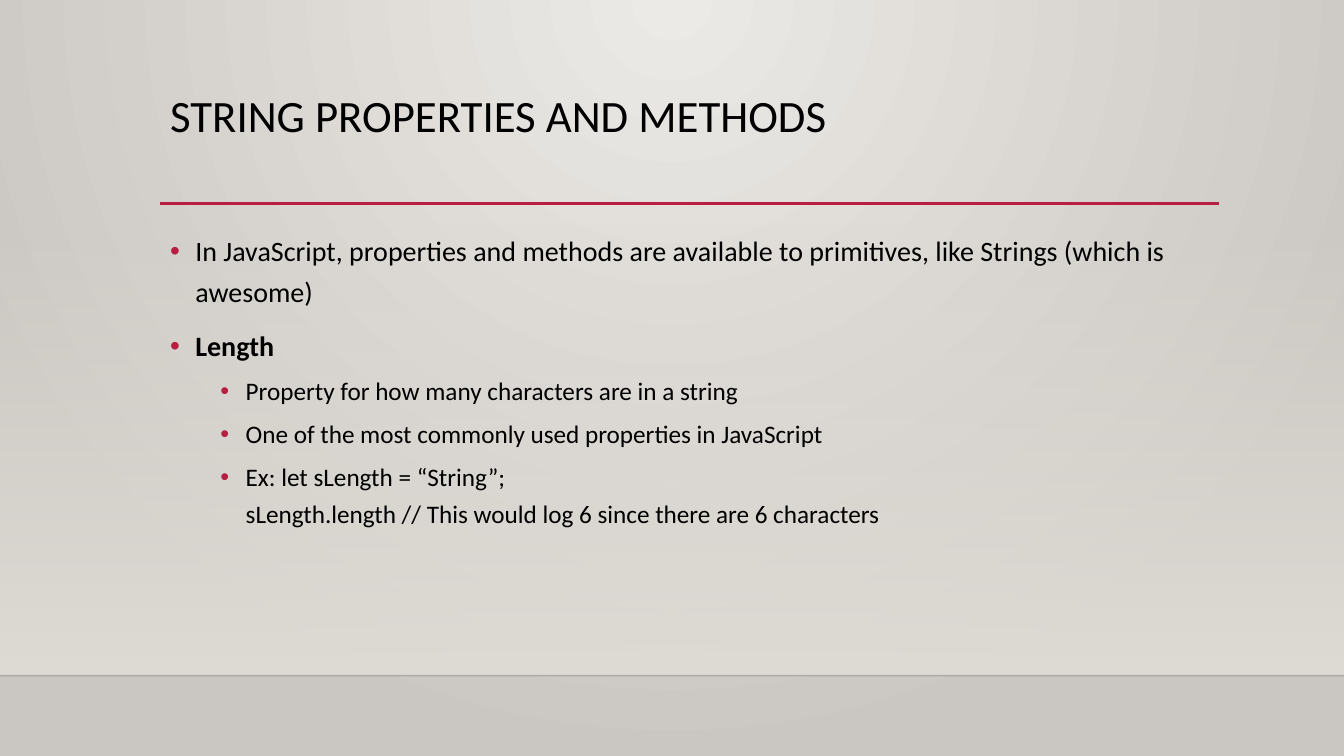
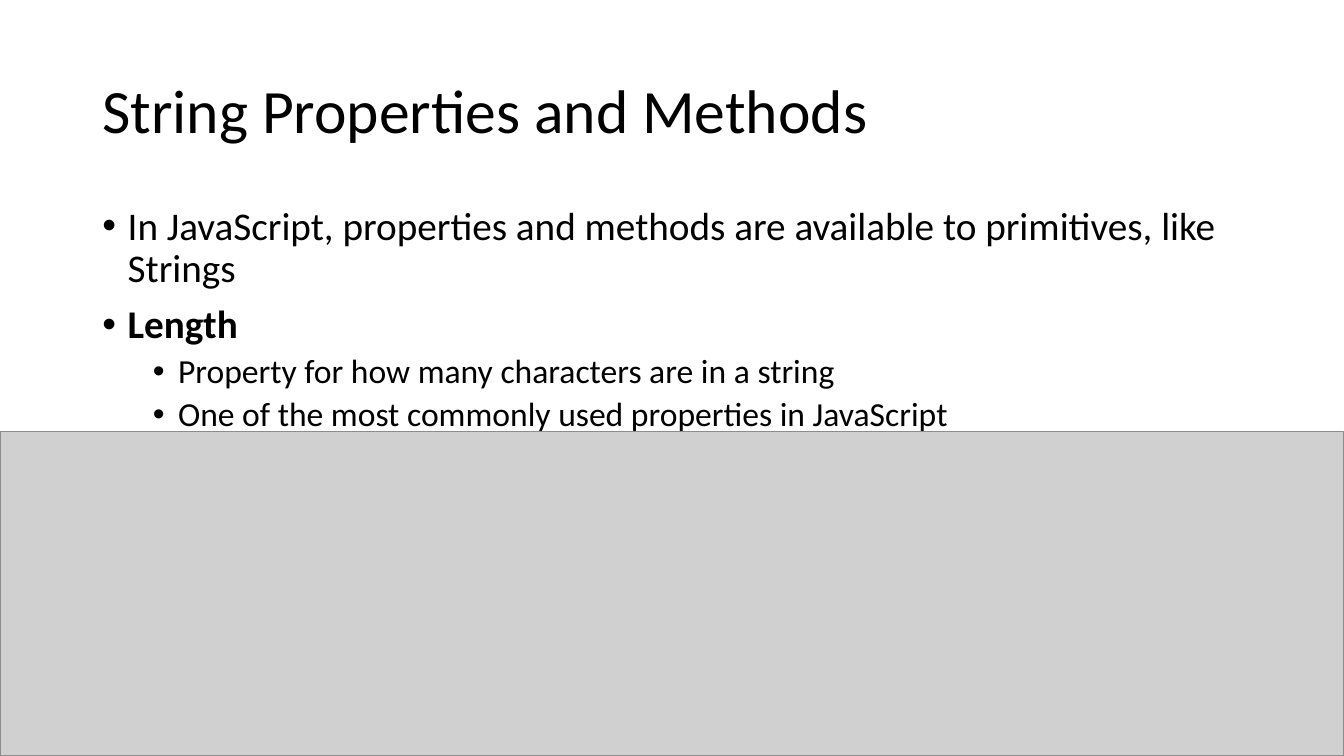
Before and after one commit to YWCANWIL-TechLab/Module4-DataTypes-Day1, a slide deck: slide 10 of slides/Strings.pptx (slide 9 before the commit). Drawn at 1344x756 pixels with LibreOffice and Linux fonts; fonts in the diff are those of the drawing; grey boxes stand for pictures; background and template pictures are left out. Boxes give left, top, right and bottom in pixels: in the first picture for what was removed or moved away, otherwise in the second. Text is boxed around its words. In the diff, an @@ line names an element or a change of style, - is before the commit and + after.

Commit message:
Updated Powerpoint

```diff
--- a/slides/Strings.pptx
+++ b/slides/Strings.pptx
@@ background gradient #ECEAE7 to #CAC7C1 to #FFFFFF @@
@@ title "String Properties and Methods" at [102,90,867,144]: vertical alignment top to middle @@
@@ title at [102,90,867,144]: text changed; size 32 to 44 pt @@
-STRING PROPERTIES AND METHODS
+String Properties and Methods
@@ text "In JavaScript, properties and methods ...": place and size @@
-text "In JavaScript, properties and methods ..." at [195,240,1164,528]
+text "In JavaScript, properties and methods ..." at [128,212,1215,435]
@@ line removed from (160, 204) to (1220, 204) @@
@@ rectangle removed at [0,223,1344,676] @@
@@ text at [128,212,1215,289]: text changed; size 20 to 28 pt @@
-• In JavaScript, properties and methods are available to primitives, like Strings (which is awesome)
+• In JavaScript, properties and methods are available to primitives, like Strings
@@ text at [128,310,948,435]: size 20 to 28 pt in "Length"; size 18 to 24 pt in "Property for how many characters are in ...", "One of the most commonly used properties ..."; line spacing 1.2 to 0.9 @@
@@ picture added at [0,432,1344,756] @@
@@ text at [246,468,879,528]: paragraph removed @@
-  • Ex: let sLength = “String”;
-    sLength.length // This would log 6 since there are 6 characters
@@ line removed from (0, 676) to (1344, 676) @@
```
Also in this commit, not shown: 38 other slides changed, 1 slide added, 1 slide removed, 4 other files.
